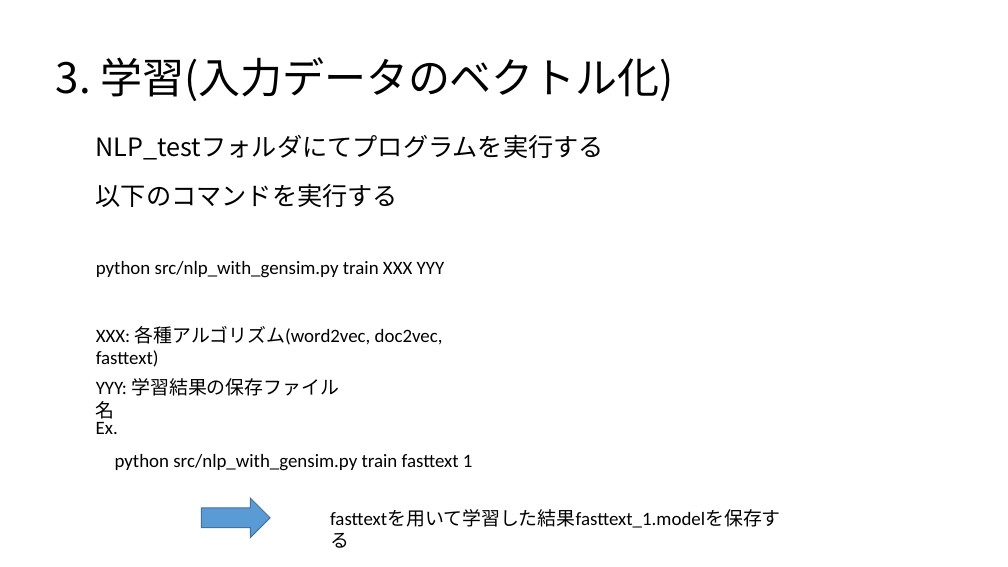
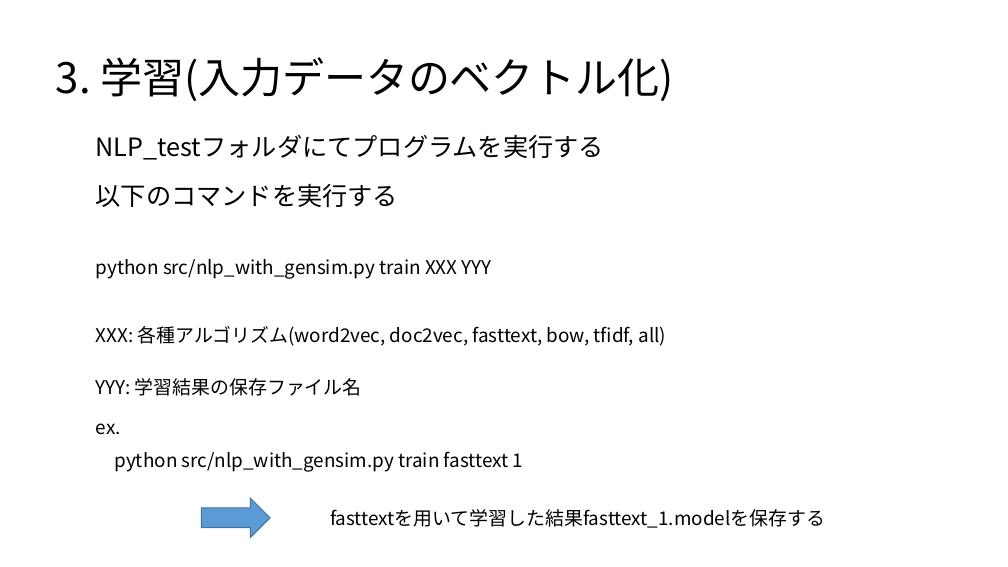
Before and after one commit to satetsu007/NLP_test, a slide deck: slide 5 of doc/Readme.pptx. Drawn at 1008x567 pixels with LibreOffice and Linux fonts; fonts in the diff are those of the drawing. Boxes give left, top, right and bottom in pixels: in the first picture for what was removed or moved away, otherwise in the second. Text is boxed around its words. In the diff, an @@ line names an element or a change of style, - is before the commit and + after.

```diff
--- a/doc/Readme.pptx
+++ b/doc/Readme.pptx
@@ font Calibri to Noto Sans CJK JP in 4 elements at <box>96,378,362,396</box>, <box>330,509,825,528</box>, <box>115,451,523,472</box>, <box>96,259,492,279</box> @@
@@ text at <box>96,326,666,346</box>: text changed; font Calibri to Noto Sans CJK JP @@
-XXX: 各種アルゴリズム(word2vec, doc2vec, fasttext)
+XXX: 各種アルゴリズム(word2vec, doc2vec, fasttext, bow, tfidf, all)
@@ text at <box>96,423,121,435</box>: text changed; font Calibri to Noto Sans CJK JP @@
-Ex.
+ex.
```
Also in this commit, not shown: 4 other slides changed, 1 slide added.
